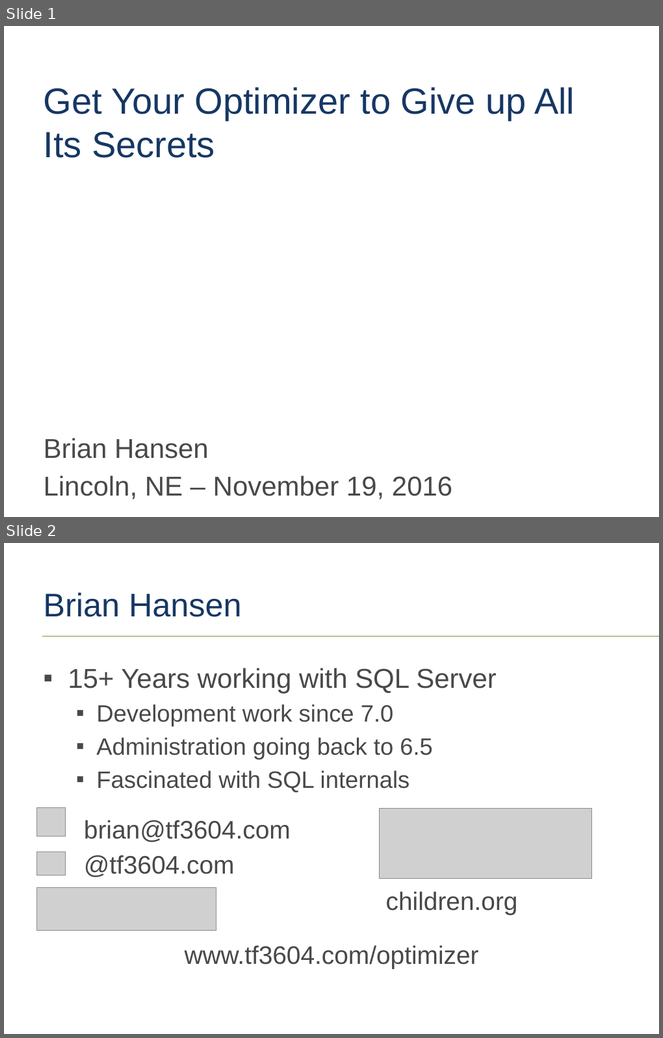
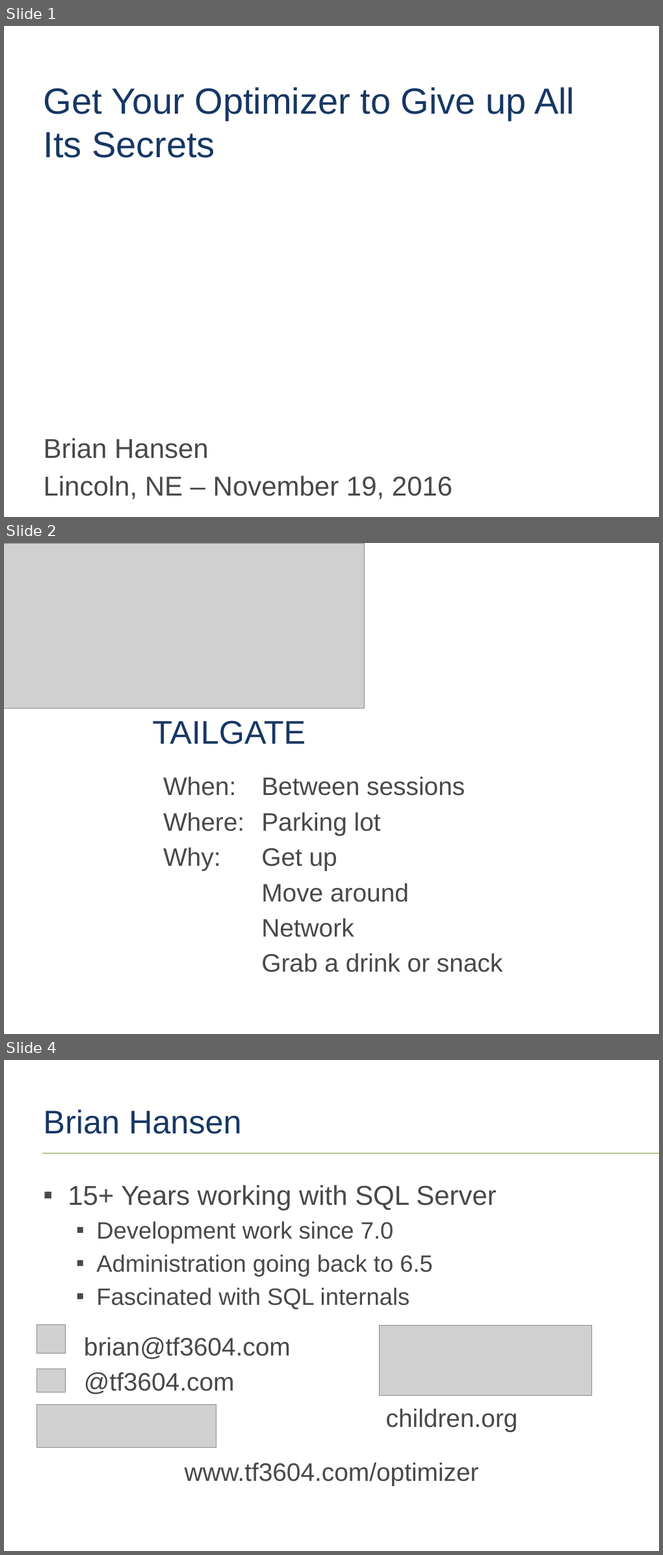
Before and after one commit to tf3604/OptimizerPresentation, a slide deck: Optimizer.pptx. Shown one above the other, each under a label of ours: slides 1 and 2 before the commit, slides 1, 2 and 4 after it; the slides between them are not shown. The pictures are 663x1038 and 663x1555 pixels, drawn with LibreOffice and Linux fonts; fonts in the diff are those of the drawing; grey boxes stand for pictures; background and template pictures are left out. Boxes give left, top, right and bottom in pixels: in the first picture for what was removed or moved away, otherwise in the second. Text is boxed around its words. In the diff, an @@ line names an element or a change of style, - is before the commit and + after.

```diff
--- a/Optimizer.pptx
+++ b/Optimizer.pptx
@@ slide 2 added at bbox=[4, 543, 659, 1034], background #FFFFFF @@
@@ picture added at bbox=[4, 543, 364, 708] @@
@@ text added at bbox=[152, 720, 306, 745], 36 pt, text #163764 @@
+TAILGATE
@@ text added at bbox=[163, 776, 503, 973], 27.8 pt, text #474947 @@
+When: Between sessions
+Where: Parking lot
+Why: Get up
+Move around
+Network
+Grab a drink or snack
@@ what was slide 2 is now slide 4 @@
```
Also in this commit, not shown: 1 other slide added.
